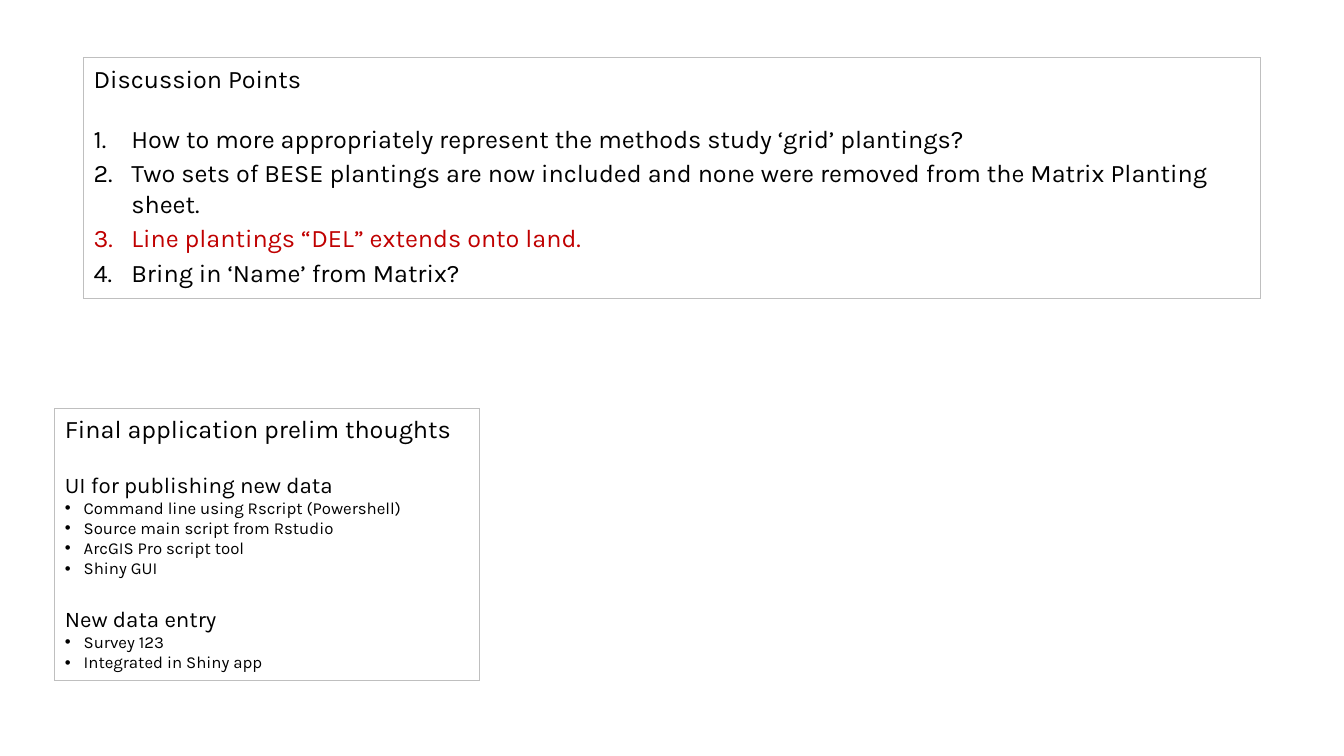
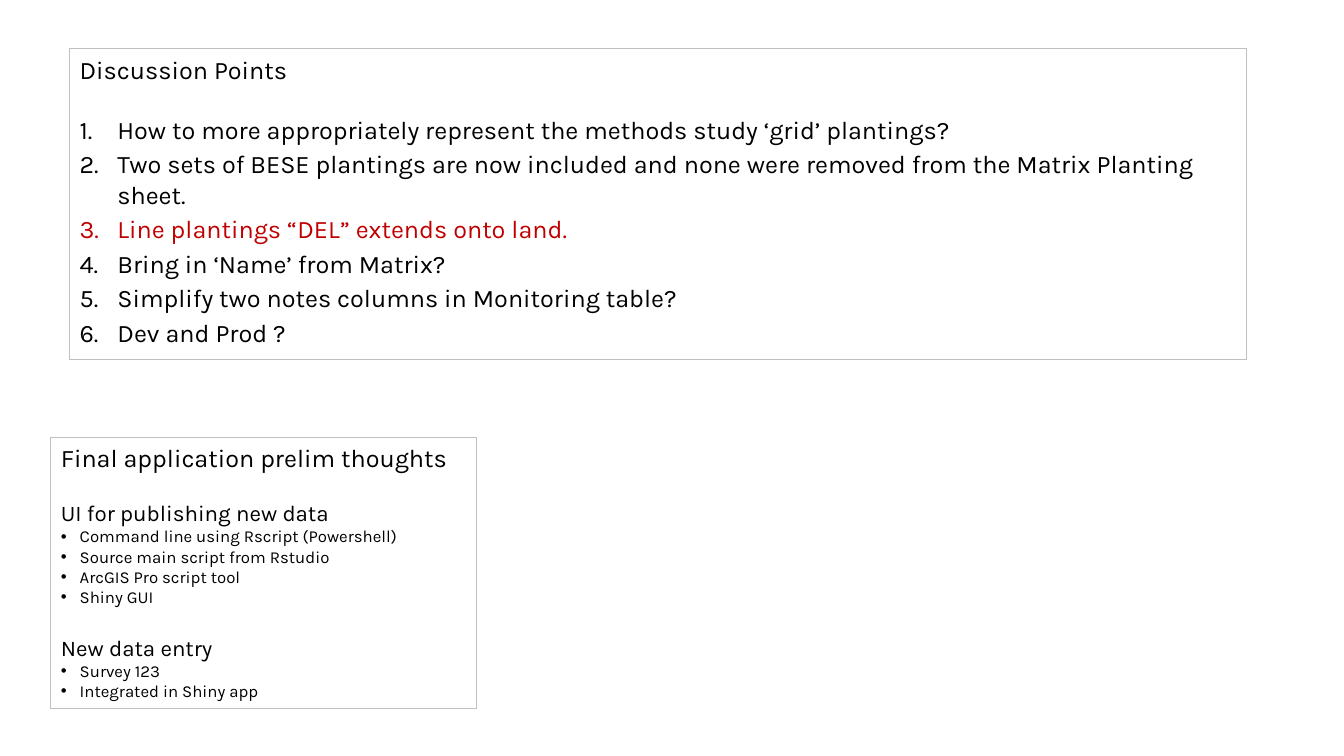
Before and after one commit to WA-Nearshore/seagrass-restoration-processing, a slide deck: slide 17 of docs/seagrass_restoration_storymap_notes.pptx (slide 16 before the commit). Drawn at 1344x756 pixels with LibreOffice and Linux fonts; fonts in the diff are those of the drawing. Boxes give left, top, right and bottom in pixels: in the first picture for what was removed or moved away, otherwise in the second. Text is boxed around its words. In the diff, an @@ line names an element or a change of style, - is before the commit and + after.

Commit message:
Diagnosing monitoring records with no matches.

```diff
--- a/docs/seagrass_restoration_storymap_notes.pptx
+++ b/docs/seagrass_restoration_storymap_notes.pptx
@@ rectangle "Discussion Points": place and size @@
-rectangle "Discussion Points" at [84, 57, 1260, 298]
+rectangle "Discussion Points" at [70, 49, 1246, 360]
@@ text in rectangle at [117, 289, 677, 343]: paragraphs added @@
+5. Simplify two notes columns in Monitoring table?
+6. Dev and Prod ?
@@ rectangle "Final application prelim thoughts": place and size @@
-rectangle "Final application prelim thoughts" at [54, 408, 480, 680]
+rectangle "Final application prelim thoughts" at [50, 438, 476, 709]
```
Also in this commit, not shown: 2 other slides changed, 2 slides added, 1 slide removed, 2 other files.
